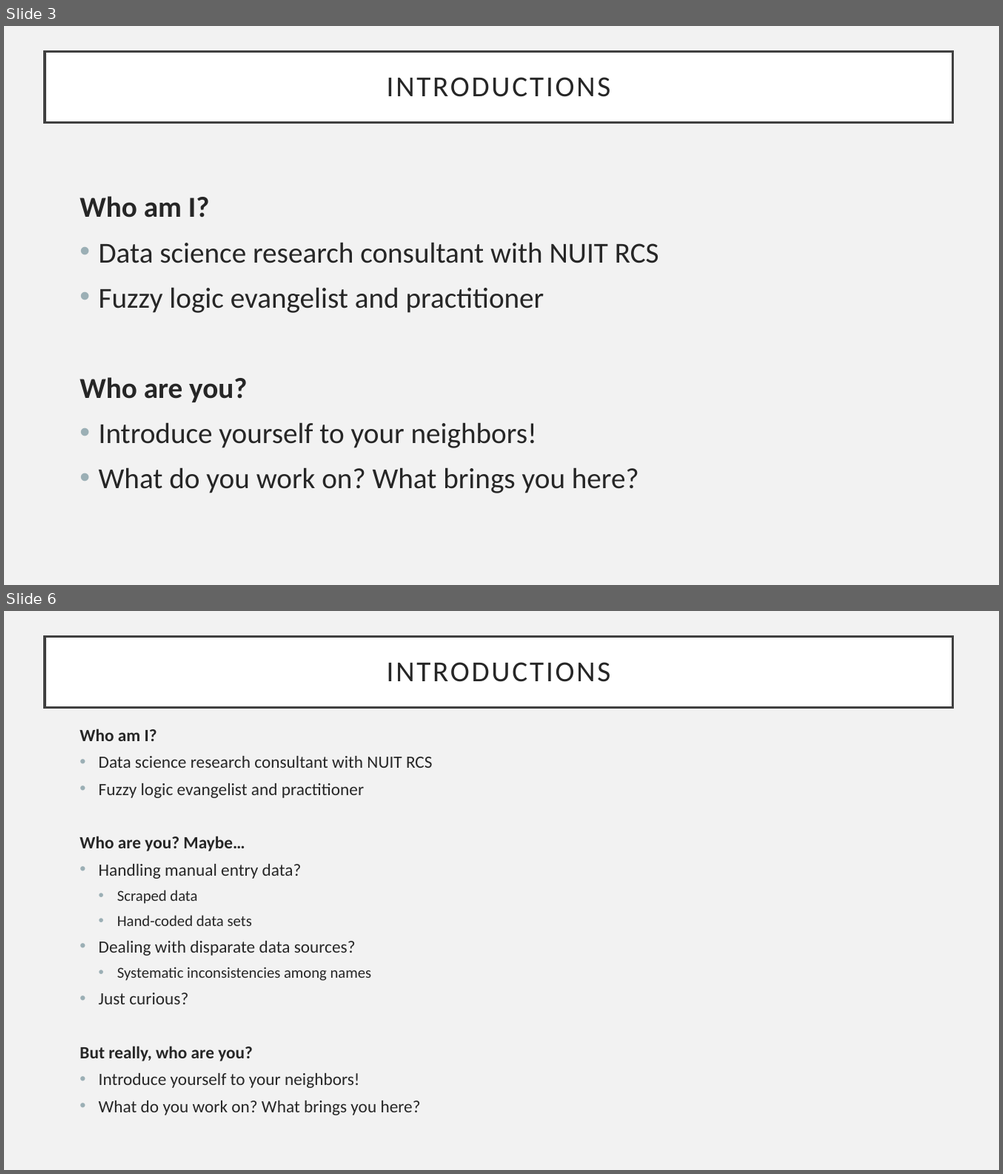
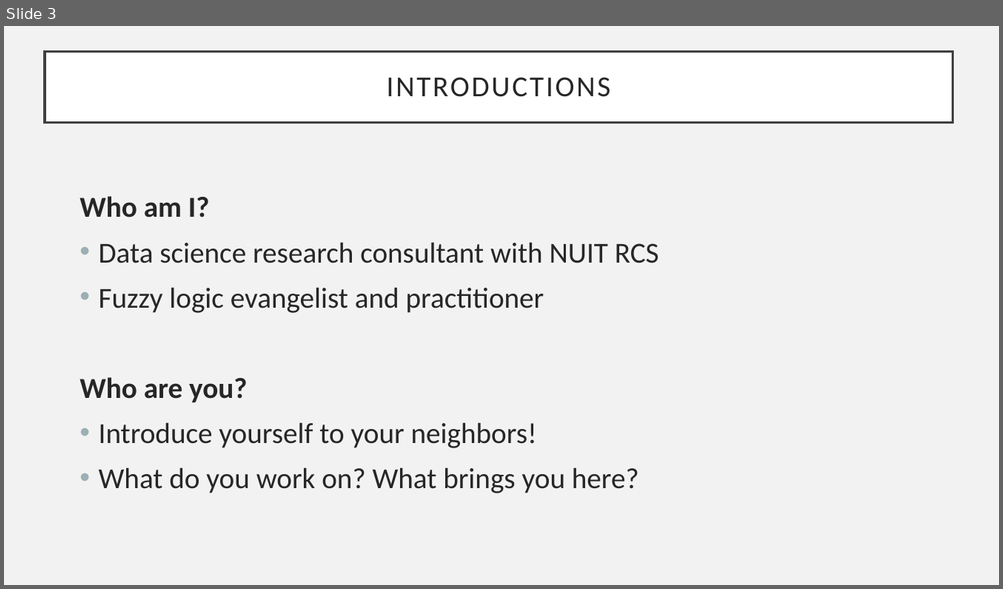
Before and after one commit to allemanau/NUIT_text_matching_workshop, a slide deck: slides/text_matching_workshop_slides.pptx. Shown one above the other, each under a label of ours: slides 3 and 6 before the commit, slide 3 after it; the slides between them are not shown. The pictures are 1003x1174 and 1003x589 pixels, drawn with LibreOffice and Linux fonts; fonts in the diff are those of the drawing. Boxes give left, top, right and bottom in pixels: in the first picture for what was removed or moved away, otherwise in the second. Text is boxed around its words. In the diff, an @@ line names an element or a change of style, - is before the commit and + after.

```diff
--- a/slides/text_matching_workshop_slides.pptx
+++ b/slides/text_matching_workshop_slides.pptx
@@ slide 6 removed at (x1=4, y1=611, x2=999, y2=1170), background #F2F2F2 @@
@@ title removed at (x1=45, y1=636, x2=953, y2=708) @@
-INTRODUCTIONS
@@ text removed at (x1=79, y1=729, x2=432, y2=1116) @@
-Who am I?
-• Data science research consultant with NUIT RCS
-• Fuzzy logic evangelist and practitioner
-Who are you? Maybe…
-• Handling manual entry data?
-  • Scraped data
-  • Hand-coded data sets
-• Dealing with disparate data sources?
-  • Systematic inconsistencies among names
-• Just curious?
-But really, who are you?
-• Introduce yourself to your neighbors!
-• What do you work on? What brings you here?
```
Also in this commit, not shown: 2 slides changed, 36 slides added, 8 other files.
